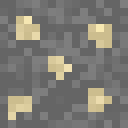
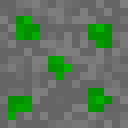
Layer changes from the first w=128, h=128 image to the second:
added layer "stone copy" above "stone" over (8, 16, 112, 120)
painted on "iron" over (8, 16, 112, 120)
